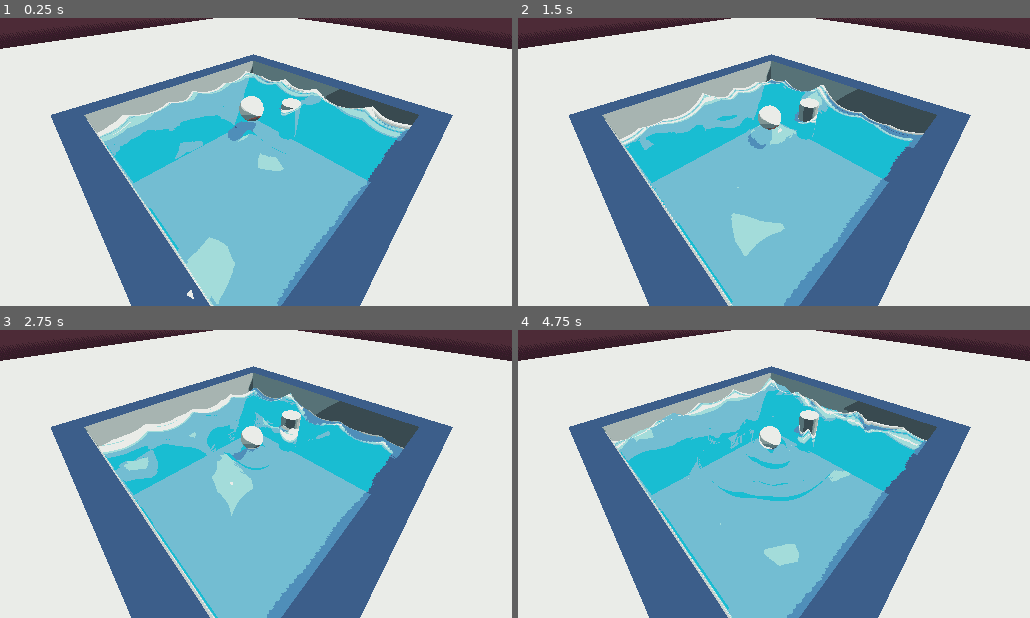
Above: before the commit, frames 1-4 (two rows, left to right).
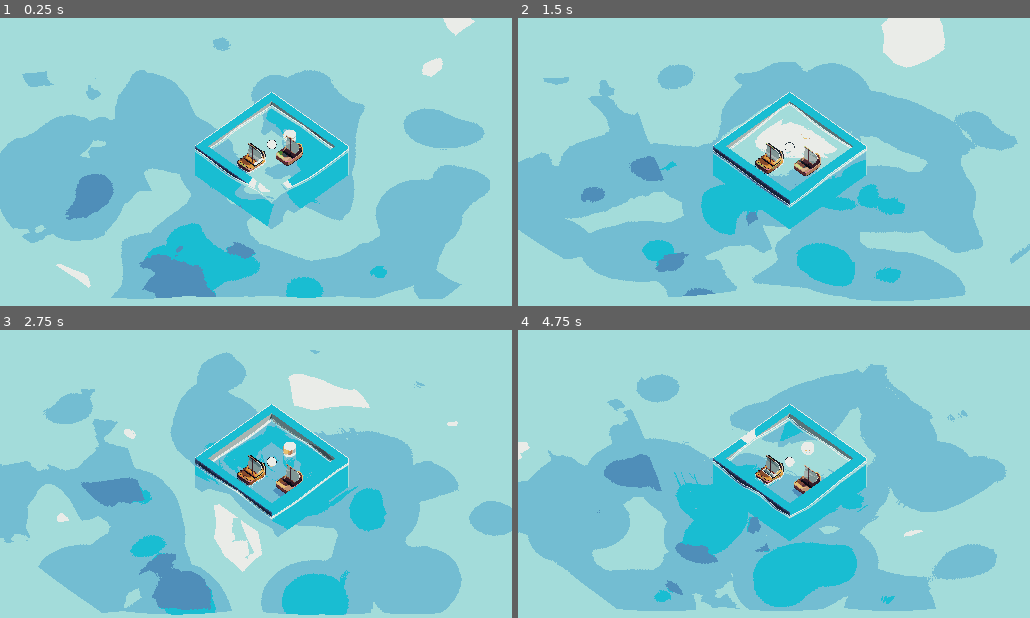
Above: after the commit, the same moments.

Repository: GANZAZz/ShipstyGodot
Game: Godot game, scene res://Scene/main.tscn
The game is run twice, just before and just after one commit, with the same random seed, the same clock (stepped at 60 frames per second) and the same inputs. The engine's default icon, where the game draws it, is replaced by a stand-in: a white triangle on a blue panel in a dark square.
Inputs:
- Up to frame 1 (0.25 s): no input
- Up to frame 2 (1.5 s): no input
- Up to frame 3 (2.75 s): no input
- Up to frame 4 (4.75 s): no input

The runs differ from the first frame. In frame 1, 90% of the frame differs, in the area x 0-100%, y 0-100%; in frame 2, 91%; in frame 3, 92%; in frame 4, 92%.

Commit message:
Все шейдеры готовы, подготовка логики передвижения игрока
начало создания персонажа

Diff:
--- /dev/null
+++ b/Godot-Water-Ripple-Simulation-Shader-master/Materials/Ship.tres
@@ -0,0 +1,16 @@
+[gd_resource type="StandardMaterial3D" load_steps=2 format=3 uid="uid://wvhepjyqe5a8"]
+
+[ext_resource type="Texture2D" uid="uid://dijhegaucqu77" path="res://Meshes/ship_apollo-1x.png" id="1_wc5ds"]
+
+[resource]
+resource_name = "Material.001"
+cull_mode = 2
+diffuse_mode = 3
+specular_mode = 1
+albedo_texture = ExtResource("1_wc5ds")
+metallic = 0.5
+roughness = 0.0
+rim_enabled = true
+anisotropy = 1.0
+ao_light_affect = 1.0
+proximity_fade_distance = 0.0
--- /dev/null
+++ b/Godot-Water-Ripple-Simulation-Shader-master/Materials/new_ShipOutlines.tres
@@ -0,0 +1,17 @@
+[gd_resource type="StandardMaterial3D" load_steps=3 format=3 uid="uid://c5de2yi3l2484"]
+
+[ext_resource type="Texture2D" uid="uid://dijhegaucqu77" path="res://Meshes/ship_apollo-1x.png" id="1_gr6pm"]
+
+[sub_resource type="StandardMaterial3D" id="StandardMaterial3D_7280s"]
+cull_mode = 1
+albedo_color = Color(0, 0, 0, 1)
+grow = true
+grow_amount = 0.1
+
+[resource]
+next_pass = SubResource("StandardMaterial3D_7280s")
+diffuse_mode = 3
+specular_mode = 1
+albedo_texture = ExtResource("1_gr6pm")
+metallic = 0.5
+roughness = 0.1
--- /dev/null
+++ b/Godot-Water-Ripple-Simulation-Shader-master/Meshes/Player.tscn
@@ -0,0 +1,8 @@
+[gd_scene load_steps=2 format=3 uid="uid://b725gotlrmn08"]
+
+[ext_resource type="Script" path="res://Scripts/PhysOnWater.gd" id="1_8nptt"]
+
+[node name="Ship" type="RigidBody3D"]
+transform = Transform3D(1, 0, 0, 0, 1, 0, 0, 0, 1, 4.1552, 2.93572, 9.33402)
+axis_lock_angular_x = true
+script = ExtResource("1_8nptt")
--- /dev/null
+++ b/Godot-Water-Ripple-Simulation-Shader-master/Meshes/shipsty.tscn
@@ -0,0 +1,9 @@
+[gd_scene load_steps=3 format=3 uid="uid://bxtmertydechn"]
+
+[ext_resource type="PackedScene" uid="uid://coog43ya4sq86" path="res://Meshes/ship.glb" id="1_8i1pv"]
+[ext_resource type="Material" uid="uid://c5de2yi3l2484" path="res://Materials/new_ShipOutlines.tres" id="2_j14dv"]
+
+[node name="ship" instance=ExtResource("1_8i1pv")]
+
+[node name="КОРАБЛ" parent="." index="0"]
+surface_material_override/0 = ExtResource("2_j14dv")
--- a/Godot-Water-Ripple-Simulation-Shader-master/Scene/main.tscn
+++ b/Godot-Water-Ripple-Simulation-Shader-master/Scene/main.tscn
@@ -7,6 +7,11 @@
 [ext_resource type="Shader" uid="uid://c7d7kiigmb7le" path="res://Shaders/main.tres" id="5_lxebv"]
 [ext_resource type="Shader" path="res://Shaders/LimitColorOutput.gdshader" id="6_nnckg"]
 [ext_resource type="Texture2D" uid="uid://3m3ubpkk3ays" path="res://icon.svg" id="7_cegmh"]
+[ext_resource type="Shader" path="res://Shaders/Clouds.gdshader" id="8_ie7yu"]
+[ext_resource type="PackedScene" uid="uid://coog43ya4sq86" path="res://Meshes/ship.glb" id="9_0b4y6"]
+[ext_resource type="Script" path="res://Scripts/PhysOnWater.gd" id="9_txq3d"]
+[ext_resource type="PackedScene" uid="uid://bxtmertydechn" path="res://Meshes/shipsty.tscn" id="11_s6dx2"]
+[ext_resource type="Material" uid="uid://clyanmysnk36w" path="res://Shaders/MasksToSee-throughOtherObjects.tres" id="12_yr7lx"]
 
 [sub_resource type="ProceduralSkyMaterial" id="ProceduralSkyMaterial_idmas"]
 sky_horizon_color = Color(0.64625, 0.65575, 0.67075, 1)
@@ -59,6 +64,18 @@
 [sub_resource type="SphereMesh" id="SphereMesh_uny4g"]
 resource_local_to_scene = true
 material = SubResource("StandardMaterial3D_7l1gt")
+
+[sub_resource type="StandardMaterial3D" id="StandardMaterial3D_6x6yb"]
+cull_mode = 1
+diffuse_mode = 3
+specular_mode = 1
+albedo_color = Color(0, 0, 0, 1)
+grow = true
+grow_amount = 0.05
+
+[sub_resource type="StandardMaterial3D" id="StandardMaterial3D_80ic0"]
+next_pass = SubResource("StandardMaterial3D_6x6yb")
+diffuse_mode = 3
 
 [sub_resource type="StandardMaterial3D" id="StandardMaterial3D_3j18g"]
 resource_local_to_scene = true
@@ -107,8 +124,15 @@
 "dip": SubResource("Animation_6tw82")
 }
 
+[sub_resource type="StandardMaterial3D" id="StandardMaterial3D_ew6a6"]
+cull_mode = 1
+diffuse_mode = 3
+specular_mode = 1
+grow = true
+grow_amount = 0.1
+
 [sub_resource type="StandardMaterial3D" id="StandardMaterial3D_ikqnr"]
-shading_mode = 0
+next_pass = SubResource("StandardMaterial3D_ew6a6")
 diffuse_mode = 3
 specular_mode = 1
 albedo_color = Color(0, 0.270588, 0.54902, 1)
@@ -116,7 +140,7 @@
 [sub_resource type="PlaneMesh" id="PlaneMesh_psqb2"]
 resource_local_to_scene = true
 material = ExtResource("4_t50q4")
-size = Vector2(100, 100)
+size = Vector2(300, 300)
 subdivide_width = 500
 subdivide_depth = 500
 
@@ -128,14 +152,14 @@
 
 [sub_resource type="ShaderMaterial" id="ShaderMaterial_f7voy"]
 resource_local_to_scene = true
-render_priority = 0
+render_priority = -1
 shader = ExtResource("5_lxebv")
-shader_parameter/amplitude = 0.7
-shader_parameter/ColorParameter = Color(0, 0.705882, 0.705882, 1)
+shader_parameter/amplitude = 0.5
+shader_parameter/WavesNoise = Color(0, 0.564706, 1, 1)
 shader_parameter/refraction_strength = 1.0
-shader_parameter/deep_water = Color(0, 0.560784, 0.560784, 0.776471)
-shader_parameter/shallow_water = Color(0, 0.690196, 1, 0.905882)
-shader_parameter/murkiness = 9.0
+shader_parameter/deep_water = Color(0.0901961, 0.12549, 0.219608, 0.937255)
+shader_parameter/shallow_water = Color(0, 0.929412, 0.945098, 0.733333)
+shader_parameter/murkiness = 2.0
 shader_parameter/Roughness = 0.01
 shader_parameter/Metallic = 0.0
 shader_parameter/simulation2 = SubResource("ViewportTexture_pknt0")
@@ -145,7 +169,7 @@
 resource_local_to_scene = true
 lightmap_size_hint = Vector2i(29, 29)
 material = SubResource("ShaderMaterial_f7voy")
-size = Vector2(5.4, 5.4)
+size = Vector2(30, 30)
 subdivide_width = 500
 subdivide_depth = 500
 
@@ -209,6 +233,58 @@
 shader_parameter/color_45 = Vector4(0.777344, 0.808594, 0.796875, 1)
 shader_parameter/color_46 = Vector4(0.917969, 0.925781, 0.910156, 1)
 
+[sub_resource type="Gradient" id="Gradient_1b4o1"]
+offsets = PackedFloat32Array(0.309524, 1)
+colors = PackedColorArray(0.349206, 0.349206, 0.349206, 1, 1, 1, 1, 1)
+
+[sub_resource type="FastNoiseLite" id="FastNoiseLite_x8wma"]
+seed = 3
+
+[sub_resource type="NoiseTexture2D" id="NoiseTexture2D_toahu"]
+color_ramp = SubResource("Gradient_1b4o1")
+noise = SubResource("FastNoiseLite_x8wma")
+
+[sub_resource type="ShaderMaterial" id="ShaderMaterial_4og4g"]
+render_priority = 0
+shader = ExtResource("8_ie7yu")
+shader_parameter/isSoft = false
+shader_parameter/speed = 0.009
+shader_parameter/brightness = 0.1
+shader_parameter/threshold = 1.199
+shader_parameter/fluffiness = 2.0
+shader_parameter/noiseTexture = SubResource("NoiseTexture2D_toahu")
+
+[sub_resource type="PlaneMesh" id="PlaneMesh_w32y2"]
+material = SubResource("ShaderMaterial_4og4g")
+size = Vector2(100, 100)
+
+[sub_resource type="GDScript" id="GDScript_5qesa"]
+script/source = "extends Node3D
+
+
+# Called when the node enters the scene tree for the first time.
+func _ready():
+	pass # Replace with function body.
+
+
+# Called every frame. 'delta' is the elapsed time since the previous frame.
+func _process(delta):
+	pass
+"
+
+[sub_resource type="CapsuleMesh" id="CapsuleMesh_kon40"]
+
+[sub_resource type="StandardMaterial3D" id="StandardMaterial3D_pkonb"]
+shading_mode = 0
+albedo_color = Color(0.929412, 0, 0, 1)
+
+[sub_resource type="CapsuleMesh" id="CapsuleMesh_632fk"]
+material = SubResource("StandardMaterial3D_pkonb")
+
+[sub_resource type="CapsuleShape3D" id="CapsuleShape3D_tx2g4"]
+radius = 2.0
+height = 4.0
+
 [node name="Main" type="Node3D"]
 script = ExtResource("1_v8y3l")
 
@@ -258,7 +334,7 @@
 environment = SubResource("Environment_38vk1")
 projection = 1
 current = true
-size = 10.1
+size = 60.0
 near = 0.001
 far = 5.0
 
@@ -267,6 +343,7 @@
 
 [node name="Mesh" type="MeshInstance3D" parent="Ball"]
 mesh = SubResource("SphereMesh_uny4g")
+surface_material_override/0 = SubResource("StandardMaterial3D_80ic0")
 
 [node name="WaterCollision" type="MeshInstance3D" parent="Ball"]
 layers = 524288
@@ -292,26 +369,20 @@
 mesh = SubResource("PlaneMesh_psqb2")
 
 [node name="Water" type="MeshInstance3D" parent="."]
-transform = Transform3D(1, 0, 0, 0, 1, 0, 0, 0, 1, 0, -0.816463, 0)
+transform = Transform3D(1, 0, 0, 0, 1, 0, 0, 0, 1, 0, -0.253897, 0)
 cast_shadow = 0
 mesh = SubResource("PlaneMesh_ntba4")
 
-[node name="MainCam" type="Camera3D" parent="."]
-transform = Transform3D(0.707107, -0.5, 0.5, 0, 0.707107, 0.707107, -0.707107, -0.5, 0.5, 5.07446, 5, 4.81451)
-cull_mask = 524287
-current = true
-size = 15.0
-
 [node name="Object" type="Node3D" parent="."]
 transform = Transform3D(1, 0, 0, 0, 1, 0, 0, 0, 1, 0, -0.690295, 0)
 
 [node name="Mesh" type="MeshInstance3D" parent="Object"]
-transform = Transform3D(1, 0, 0, 0, 1, 0, 0, 0, 1, 0, 0, -2.85126)
+transform = Transform3D(1.4, 0, 0, 0, 1.4, 0, 0, 0, 1.4, 0, 0, -2.85126)
 mesh = SubResource("CylinderMesh_7doym")
 skeleton = NodePath("../WaterColission")
 
 [node name="WaterColission" type="MeshInstance3D" parent="Object"]
-transform = Transform3D(1, 0, 0, 0, 1, 0, 0, 0, 1, 0, -7.15256e-07, -2.83762)
+transform = Transform3D(1.4, 0, 0, 0, 1.4, 0, 0, 0, 1.4, 0, -7.15256e-07, -2.83762)
 layers = 524288
 mesh = SubResource("CylinderMesh_3rmhf")
 
@@ -320,3 +391,92 @@
 position = Vector2(284, 144)
 scale = Vector2(8.84375, 4.54688)
 texture = ExtResource("7_cegmh")
+
+[node name="Generation_Clouds" type="CSGMesh3D" parent="."]
+transform = Transform3D(1, 0, 0, 0, 1, 0, 0, 0, 1, 0, 51.2457, 0)
+cast_shadow = 3
+mesh = SubResource("PlaneMesh_w32y2")
+
+[node name="MainCam" type="Camera3D" parent="."]
+transform = Transform3D(0.707107, -0.5, 0.5, 0, 0.707107, 0.707107, -0.707107, -0.5, 0.5, 7.76885, 11.0639, 10.2263)
+cull_mask = 524287
+projection = 1
+current = true
+size = 32.0
+far = 50.0
+
+[node name="Ship" type="RigidBody3D" parent="."]
+transform = Transform3D(1, 0, 0, 0, 1, 0, 0, 0, 1, 3.97941, 2.93572, 1.04681)
+axis_lock_angular_x = true
+script = ExtResource("9_txq3d")
+
+[node name="Boat" parent="Ship" instance=ExtResource("9_0b4y6")]
+script = SubResource("GDScript_5qesa")
+
+[node name="Mask" type="MeshInstance3D" parent="Ship/Boat"]
+transform = Transform3D(1.9, 0, 0, 0, -6.55671e-08, -0.5, 0, 1.5, -2.18557e-08, 0.0299997, 0.426867, -0.025)
+material_override = ExtResource("12_yr7lx")
+mesh = SubResource("CapsuleMesh_kon40")
+skeleton = NodePath("../../..")
+
+[node name="collision" type="MeshInstance3D" parent="Ship/Boat"]
+transform = Transform3D(1, 0, 0, 0, -4.37114e-08, -1, 0, 1, -4.37114e-08, 0, 0.292752, 0)
+layers = 524288
+mesh = SubResource("CapsuleMesh_632fk")
+
+[node name="capsuleColissionShape" type="CollisionShape3D" parent="Ship"]
+shape = SubResource("CapsuleShape3D_tx2g4")
+
+[node name="ProbeContainer" type="Node3D" parent="Ship"]
+
+[node name="Marker3D" type="Marker3D" parent="Ship/ProbeContainer"]
+transform = Transform3D(1, 0, 0, 0, 1, 0, 0, 0, 1, 0.879835, 0, -0.975674)
+
+[node name="Marker3D2" type="Marker3D" parent="Ship/ProbeContainer"]
+transform = Transform3D(1, 0, 0, 0, 1, 0, 0, 0, 1, 1.02545, 0, -0.268044)
+
+[node name="Marker3D3" type="Marker3D" parent="Ship/ProbeContainer"]
+transform = Transform3D(1, 0, 0, 0, 1, 0, 0, 0, 1, 1.02043, 0, 0.631418)
+
+[node name="Marker3D4" type="Marker3D" parent="Ship/ProbeContainer"]
+transform = Transform3D(1, 0, 0, 0, 1, 0, 0, 0, 1, 0.0333257, 0, 1.58803)
+
+[node name="Marker3D13" type="Marker3D" parent="Ship/ProbeContainer"]
+transform = Transform3D(1, 0, 0, 0, 1, 0, 0, 0, 1, 0.701162, 0, 1.58803)
+
+[node name="Marker3D14" type="Marker3D" parent="Ship/ProbeContainer"]
+transform = Transform3D(1, 0, 0, 0, 1, 0, 0, 0, 1, 0.987378, 0, 1.33195)
+
+[node name="Marker3D5" type="Marker3D" parent="Ship/ProbeContainer"]
+transform = Transform3D(1, 0, 0, 0, 1, 0, 0, 0, 1, -0.698218, 0, 1.56813)
+
+[node name="Marker3D6" type="Marker3D" parent="Ship/ProbeContainer"]
+transform = Transform3D(1, 0, 0, 0, 1, 0, 0, 0, 1, -0.986939, 0, 1.32392)
+
+[node name="Marker3D7" type="Marker3D" parent="Ship/ProbeContainer"]
+transform = Transform3D(1, 0, 0, 0, 1, 0, 0, 0, 1, -1.01707, 0, 0.607762)
+
+[node name="Marker3D8" type="Marker3D" parent="Ship/ProbeContainer"]
+transform = Transform3D(1, 0, 0, 0, 1, 0, 0, 0, 1, -1.02209, 0, -0.294569)
+
+[node name="Marker3D9" type="Marker3D" parent="Ship/ProbeContainer"]
+transform = Transform3D(1, 0, 0, 0, 1, 0, 0, 0, 1, -0.976897, 0, -0.934128)
+
+[node name="Marker3D10" type="Marker3D" parent="Ship/ProbeContainer"]
+transform = Transform3D(1, 0, 0, 0, 1, 0, 0, 0, 1, -0.68816, 0, -1.33881)
+
+[node name="Marker3D11" type="Marker3D" parent="Ship/ProbeContainer"]
+transform = Transform3D(1, 0, 0, 0, 1, 0, 0, 0, 1, 0.00543672, 0.0913206, -1.61036)
+
+[node name="Marker3D12" type="Marker3D" parent="Ship/ProbeContainer"]
+transform = Transform3D(1, 0, 0, 0, 1, 0, 0, 0, 1, 0.704422, 0.0160785, -1.32825)
+
+[node name="OmniLight3D" type="OmniLight3D" parent="."]
+transform = Transform3D(1, 0, 0, 0, 1, 0, 0, 0, 1, 0, 2.10377, 0)
+light_color = Color(0.639216, 0.439216, 0, 1)
+light_energy = 16.0
+light_indirect_energy = 3.365
+light_size = 2.0
+
+[node name="ship2" parent="." instance=ExtResource("11_s6dx2")]
+transform = Transform3D(1, 0, 0, 0, 1, 0, 0, 0, 1, 0, 0, 3)
--- /dev/null
+++ b/Godot-Water-Ripple-Simulation-Shader-master/Scripts/PhysOnWater.gd
@@ -0,0 +1,36 @@
+extends RigidBody3D
+
+@export var float_force := 1.0
+@export var water_drag := 0.05
+@export var water_angular_drag := 0.05
+
+@onready var gravity: float = ProjectSettings.get_setting("physics/3d/default_gravity")
+@onready var water = get_node('/root/Main/Water')
+
+@onready var probes = $ProbeContainer.get_children()
+
+const water_height = 0.0
+
+var submerged := false
+
+# Called when the node enters the scene tree for the first time.
+func _ready():
+	pass # Replace with function body.
+
+
+# Called every frame. 'delta' is the elapsed time since the previous frame.
+func _process(delta):
+	pass
+
+func _physics_process(delta):
+	submerged = false
+	for p in probes:
+		var depth = water_height - global_position.y
+		if depth > 0:
+			submerged = true
+			apply_force(Vector3.UP * float_force * gravity * depth, p.global_position - global_position)
+
+func _integrate_forces(state: PhysicsDirectBodyState3D):
+	if submerged:
+		state.linear_velocity *=  1 - water_drag
+		state.angular_velocity *= 1 - water_angular_drag
--- /dev/null
+++ b/Godot-Water-Ripple-Simulation-Shader-master/Shaders/Clouds.gdshader
@@ -0,0 +1,35 @@
+shader_type spatial;
+
+render_mode depth_prepass_alpha, depth_draw_opaque, unshaded;
+
+uniform sampler2D noiseTexture;
+uniform bool isSoft = false;
+uniform float speed : hint_range(0.0, 1.0) = 0.1;
+uniform float brightness: hint_range(0.0, 2.0) = 0.1;
+uniform float threshold : hint_range(0.0, 2.0) = 0.1;
+uniform float fluffiness : hint_range(0.0, 2.0) = 0.1;
+
+
+void fragment() {
+	// Mixing two time-shifted textures to create fluffiness
+	vec4 noise1 = texture(noiseTexture, mod(UV + TIME * 2.5 * speed / 10.0, 0.0));
+	vec4 noise2 = texture(noiseTexture, mod(UV + TIME * (2.5 + fluffiness * 3.0) * speed / 10.0, 0.0));
+	vec4 combinedNoise = noise1 + noise2;
+
+	if (isSoft == true) {
+		// Creating smooth transitions using smoothstep
+		combinedNoise.a = combinedNoise.r;
+		ALBEDO = smoothstep(threshold - 0.3, threshold + 0.3, combinedNoise).rgb * brightness;
+		ALPHA =  smoothstep(threshold - 0.3, threshold + 0.3, combinedNoise).a;
+	}
+	else {
+		// Creating hard transitions
+		ALBEDO = combinedNoise.rgb * brightness;
+		if (combinedNoise.r < threshold) {
+			ALPHA = 0.0;
+		}
+		else {
+			ALPHA = 1.0;
+		}
+	}
+}
--- /dev/null
+++ b/Godot-Water-Ripple-Simulation-Shader-master/Shaders/MasksToSee-throughOtherObjects.gdshader
@@ -0,0 +1,12 @@
+shader_type spatial;
+render_mode unshaded;
+
+uniform sampler2D SCREEN_TEXTURE: hint_screen_texture, filter_linear_mipmap;
+
+void vertex() {
+
+}
+
+void fragment() {
+	ALBEDO = textureLod(SCREEN_TEXTURE, SCREEN_UV, 0.0).rgb;
+}
--- /dev/null
+++ b/Godot-Water-Ripple-Simulation-Shader-master/Shaders/MasksToSee-throughOtherObjects.tres
@@ -0,0 +1,7 @@
+[gd_resource type="ShaderMaterial" load_steps=2 format=3 uid="uid://clyanmysnk36w"]
+
+[ext_resource type="Shader" path="res://Shaders/MasksToSee-throughOtherObjects.gdshader" id="1_81v2y"]
+
+[resource]
+render_priority = 0
+shader = ExtResource("1_81v2y")
--- a/Godot-Water-Ripple-Simulation-Shader-master/Shaders/main.tres
+++ b/Godot-Water-Ripple-Simulation-Shader-master/Shaders/main.tres
@@ -115,12 +115,12 @@
 default_input_values = [0, 0.0, 1, 1.0]
 
 [sub_resource type="VisualShaderNodeVectorOp" id="VisualShaderNodeVectorOp_whmah"]
-default_input_values = [0, Quaternion(0, 0, 0, 0), 1, Quaternion(1.25, 1.25, 1.25, 1.25)]
+default_input_values = [0, Quaternion(0, 0, 0, 0), 1, Quaternion(0.62, 0.62, 0.62, 0.62)]
 op_type = 2
 operator = 5
 
 [sub_resource type="VisualShaderNodeColorParameter" id="VisualShaderNodeColorParameter_vtuml"]
-parameter_name = "ColorParameter"
+parameter_name = "WavesNoise"
 default_value_enabled = true
 default_value = Color(0, 0.564706, 1, 1)
 
@@ -249,7 +249,7 @@
 uniform sampler2D tex_vtx_12;
 uniform sampler2D simulation2;
 uniform float amplitude = 0.5;
-uniform vec4 ColorParameter : source_color = vec4(0.000000, 0.564706, 1.000000, 1.000000);
+uniform vec4 WavesNoise : source_color = vec4(0.000000, 0.564706, 1.000000, 1.000000);
 uniform sampler2D tex_frg_27;
 uniform sampler2D tex_frg_28;
 uniform float refraction_strength = 0.10000000149012;
@@ -342,7 +342,7 @@
 
 void fragment() {
 // ColorParameter:39
-	vec4 n_out39p0 = ColorParameter;
+	vec4 n_out39p0 = WavesNoise;
 
 
 // Input:29
@@ -376,7 +376,7 @@
 
 
 // VectorOp:38
-	vec4 n_in38p1 = vec4(1.25000, 1.25000, 1.25000, 1.25000);
+	vec4 n_in38p1 = vec4(0.62000, 0.62000, 0.62000, 0.62000);
 	vec4 n_out38p0 = pow(n_out33p0, n_in38p1);
 
 
@@ -548,6 +548,7 @@
 
 }
 "
+graph_offset = Vector2(-329.427, -107.782)
 nodes/vertex/0/position = Vector2(1000, 80)
 nodes/vertex/2/node = SubResource("VisualShaderNodeInput_olx2s")
 nodes/vertex/2/position = Vector2(-820, 100)
--- a/Godot-Water-Ripple-Simulation-Shader-master/Shaders/tile.tres
+++ b/Godot-Water-Ripple-Simulation-Shader-master/Shaders/tile.tres
@@ -8,7 +8,7 @@
 shading_mode = 0
 diffuse_mode = 3
 specular_mode = 1
-albedo_color = Color(0.768627, 0.803922, 0.803922, 1)
+albedo_color = Color(0.596078, 0.835294, 0.835294, 1)
 heightmap_scale = 0.002
 heightmap_deep_parallax = true
 heightmap_min_layers = 8
--- a/Godot-Water-Ripple-Simulation-Shader-master/project.godot
+++ b/Godot-Water-Ripple-Simulation-Shader-master/project.godot
@@ -26,7 +26,3 @@
 [dotnet]
 
 project/assembly_name="Water sim YT"
-
-[rendering]
-
-renderer/rendering_method="mobile"
Binary file added: Godot-Water-Ripple-Simulation-Shader-master/Meshes/ship.glb
Not shown, added: Godot-Water-Ripple-Simulation-Shader-master/Meshes/ship.glb.import
Binary file added: Godot-Water-Ripple-Simulation-Shader-master/Meshes/ship_apollo-1x.png
Not shown, added: Godot-Water-Ripple-Simulation-Shader-master/Meshes/ship_apollo-1x.png.import
Not shown: 1 places in Godot-Water-Ripple-Simulation-Shader-master/Scene/main.tscn that only renumber resources
